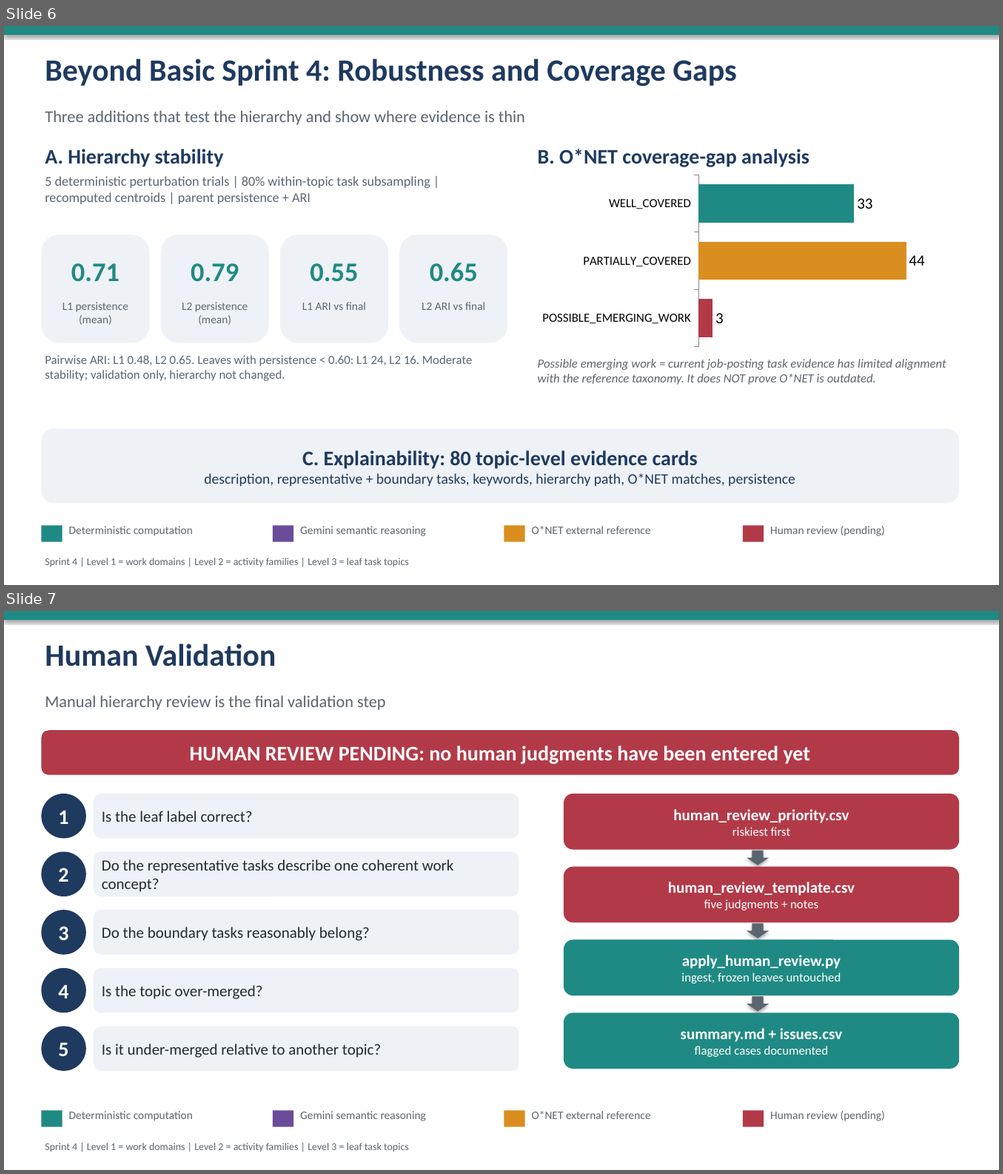
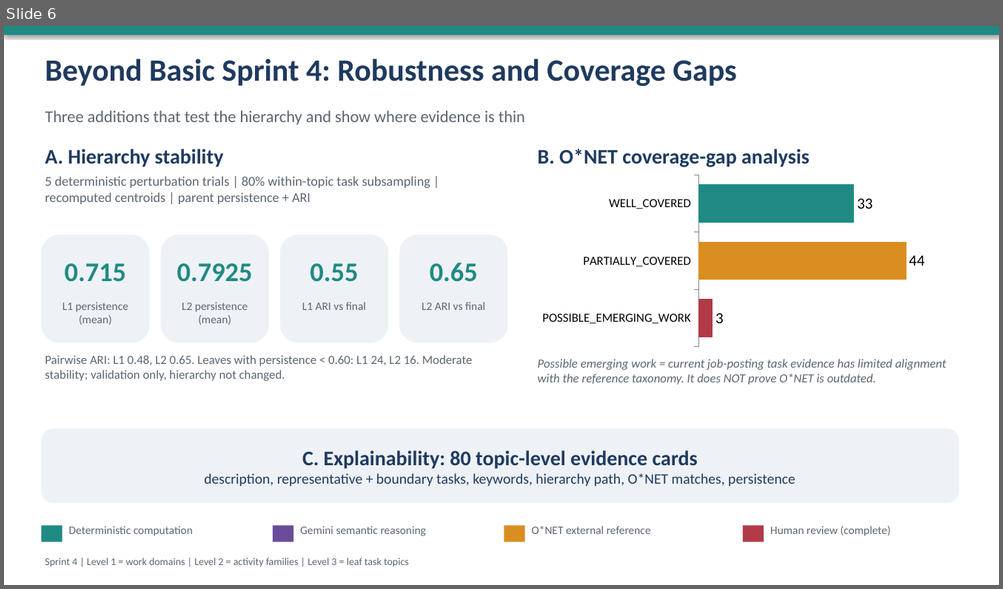
Before and after one commit to seanr995/IE-7945-Project, a slide deck: CAPESTONE PROJECT/SPRINT4_FINAL_SUBMISSION/Sprint4_Labeling_Hierarchy_Presentation.pptx. Shown one above the other, each under a label of ours: slides 6 and 7 before the commit, slide 6 after it. The pictures are 1003x1174 and 1003x589 pixels, drawn with LibreOffice and Linux fonts; fonts in the diff are those of the drawing. Boxes give left, top, right and bottom in pixels: in the first picture for what was removed or moved away, otherwise in the second. Text is boxed around its words. In the diff, an @@ line names an element or a change of style, - is before the commit and + after.

Commit message:
Finalize Sprint 4 results and human review

```diff
--- a/CAPESTONE PROJECT/SPRINT4_FINAL_SUBMISSION/Sprint4_Labeling_Hierarchy_Presentation.pptx
+++ b/CAPESTONE PROJECT/SPRINT4_FINAL_SUBMISSION/Sprint4_Labeling_Hierarchy_Presentation.pptx
@@ slide 7 removed at box(4, 611, 999, 1170), background #FFFFFF @@
@@ rectangle removed at box(4, 611, 999, 620) @@
@@ text removed at box(45, 644, 276, 667) @@
-Human Validation
@@ text removed at box(45, 695, 386, 710) @@
-Manual hierarchy review is the final validation step
@@ rounded rectangle removed at box(41, 730, 959, 775) @@
-HUMAN REVIEW PENDING: no human judgments have been entered yet
@@ ellipse removed at box(41, 794, 86, 839) @@
-1
@@ rounded rectangle removed at box(94, 794, 519, 839) @@
-Is the leaf label correct?
@@ rounded rectangle removed at box(563, 794, 959, 850) @@
-human_review_priority.csv
-riskiest first
@@ ellipse removed at box(41, 852, 86, 897) @@
-2
@@ rounded rectangle removed at box(94, 852, 519, 897) @@
-Do the representative tasks describe one coherent work concept?
@@ down arrow removed at box(746, 851, 768, 866) @@
@@ rounded rectangle removed at box(563, 867, 959, 923) @@
-human_review_template.csv
-five judgments + notes
@@ ellipse removed at box(41, 910, 86, 955) @@
-3
@@ rounded rectangle removed at box(94, 910, 519, 955) @@
-Do the boundary tasks reasonably belong?
@@ rounded rectangle removed at box(563, 940, 959, 996) @@
-apply_human_review.py
-ingest, frozen leaves untouched
@@ down arrow removed at box(746, 923, 768, 939) @@
@@ ellipse removed at box(41, 968, 86, 1013) @@
-4
@@ rounded rectangle removed at box(94, 968, 519, 1013) @@
-Is the topic over-merged?
@@ down arrow removed at box(746, 997, 768, 1011) @@
@@ ellipse removed at box(41, 1027, 86, 1071) @@
-5
@@ rounded rectangle removed at box(94, 1027, 519, 1071) @@
-Is it under-merged relative to another topic?
@@ rounded rectangle removed at box(563, 1013, 959, 1069) @@
-summary.md + issues.csv
-flagged cases documented
@@ rectangle removed at box(41, 1111, 62, 1128) @@
@@ text removed at box(69, 1111, 193, 1122) @@
-Deterministic computation
@@ rectangle removed at box(273, 1111, 293, 1128) @@
@@ text removed at box(300, 1111, 426, 1122) @@
-Gemini semantic reasoning
@@ rectangle removed at box(504, 1111, 525, 1128) @@
@@ text removed at box(532, 1111, 651, 1119) @@
-O*NET external reference
@@ rectangle removed at box(743, 1111, 763, 1128) @@
@@ text removed at box(770, 1111, 885, 1122) @@
-Human review (pending)
@@ text removed at box(45, 1143, 409, 1152) @@
-Sprint 4 | Level 1 = work domains | Level 2 = activity families | Level 3 = leaf task topics
@@ slide 6 changed as well @@
@@ text at box(65, 264, 126, 282): text changed @@
-0.71
+0.715
@@ text at box(177, 264, 253, 282): text changed @@
-0.79
+0.7925
@@ text at box(770, 526, 891, 537): text changed @@
-Human review (pending)
+Human review (complete)
```
Also in this commit, not shown: 6 other slides changed, 1 slide added, 52 other files.
